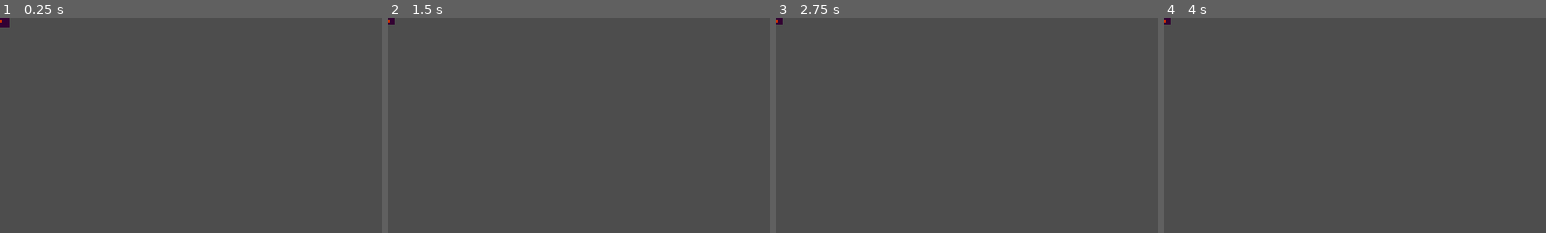
Above: before the commit, frames 1-4 (left to right).
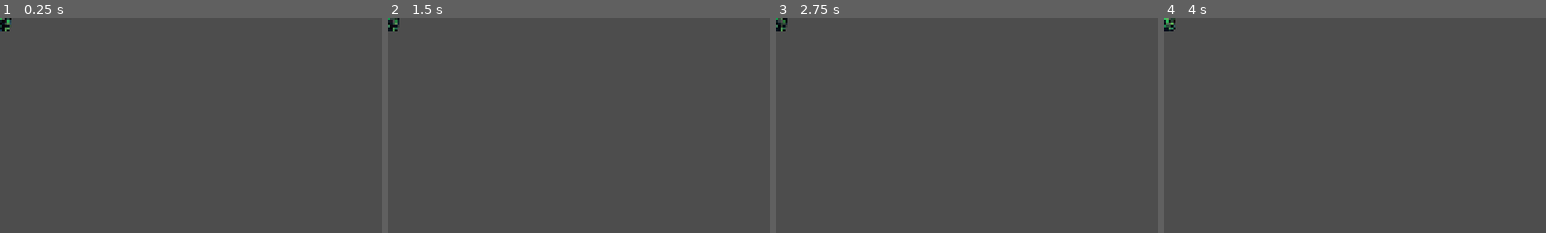
Above: after the commit, the same moments.

Repository: arebolledo2/turret-game
Game: Godot game, scene res://scenes/turret.tscn
The game is run twice, just before and just after one commit, with the same random seed, the same clock (stepped at 60 frames per second) and the same inputs. This scene is started directly instead of the project's main scene.
Inputs (mouse positions are % of the whole screen's width and height, from its top left):
- Up to frame 1 (0.25 s): no input
- Up to frame 2 (1.5 s): tap Enter at 0.5 s; move the mouse to (72, 45) at 0.52 s; hold D (move_right) 0.53-1.25 s; tap F (pickup_turret) at 0.6 s; click (72, 45) at 0.67 s; drag from (30, 55) to (45, 70) at 1.27 s
- Up to frame 3 (2.75 s): move the mouse to (60, 28) at 2.02 s; hold D (move_right) from 2.03 s (still down); hold Shift from 2.03 s (still down)
- Up to frame 4 (4 s): release D (move_right) at 2.75 s; release Shift at 2.75 s; tap Space at 2.75 s; drag from (45, 70) to (20, 35) at 2.77 s; move the mouse to (80, 65) at 3.52 s; hold A (move_left) from 3.53 s (still down); tap Ctrl at 3.6 s
The pictures show only the part of the screen within x 0-50%, y 0-50%; the shares and areas given below are measured in that part.

The runs differ from the first frame. In frame 1, 0.2% of the frame differs, in the area x 0-3%, y 0-7%; in frame 2, 0.2%; in frame 3, 0.2%; in frame 4, 0.2%.

Commit message:
Add broken turret animation

Diff:
--- a/scenes/turret.tscn
+++ b/scenes/turret.tscn
@@ -1,11 +1,130 @@
-[gd_scene load_steps=4 format=3 uid="uid://turret_scene_001"]
+[gd_scene load_steps=21 format=3 uid="uid://turret_scene_001"]
 
 [ext_resource type="Script" path="res://scripts/turret.gd" id="1_turret"]
 [ext_resource type="Script" path="res://scripts/range_indicator.gd" id="2_range"]
-
-[sub_resource type="PlaceholderTexture2D" id="PlaceholderTexture2D_base"]
+[ext_resource type="Texture2D" path="res://assets/sprites/turret_basic/turret_idle_spritesheet_aligned_v3.png" id="3_spritesheet"]
 
 [sub_resource type="PlaceholderTexture2D" id="PlaceholderTexture2D_weapon"]
+
+[sub_resource type="AtlasTexture" id="AtlasTexture_idle0"]
+atlas = ExtResource("3_spritesheet")
+region = Rect2(0, 0, 550, 554)
+
+[sub_resource type="AtlasTexture" id="AtlasTexture_idle1"]
+atlas = ExtResource("3_spritesheet")
+region = Rect2(550, 0, 550, 554)
+
+[sub_resource type="AtlasTexture" id="AtlasTexture_idle2"]
+atlas = ExtResource("3_spritesheet")
+region = Rect2(1100, 0, 550, 554)
+
+[sub_resource type="AtlasTexture" id="AtlasTexture_idle3"]
+atlas = ExtResource("3_spritesheet")
+region = Rect2(1650, 0, 550, 554)
+
+[sub_resource type="AtlasTexture" id="AtlasTexture_idle4"]
+atlas = ExtResource("3_spritesheet")
+region = Rect2(0, 554, 550, 554)
+
+[sub_resource type="AtlasTexture" id="AtlasTexture_idle5"]
+atlas = ExtResource("3_spritesheet")
+region = Rect2(550, 554, 550, 554)
+
+[sub_resource type="AtlasTexture" id="AtlasTexture_idle6"]
+atlas = ExtResource("3_spritesheet")
+region = Rect2(1100, 554, 550, 554)
+
+[sub_resource type="AtlasTexture" id="AtlasTexture_idle7"]
+atlas = ExtResource("3_spritesheet")
+region = Rect2(1650, 554, 550, 554)
+
+[sub_resource type="AtlasTexture" id="AtlasTexture_idle8"]
+atlas = ExtResource("3_spritesheet")
+region = Rect2(0, 1108, 550, 554)
+
+[sub_resource type="AtlasTexture" id="AtlasTexture_idle9"]
+atlas = ExtResource("3_spritesheet")
+region = Rect2(550, 1108, 550, 554)
+
+[sub_resource type="AtlasTexture" id="AtlasTexture_idle10"]
+atlas = ExtResource("3_spritesheet")
+region = Rect2(1100, 1108, 550, 554)
+
+[sub_resource type="AtlasTexture" id="AtlasTexture_idle11"]
+atlas = ExtResource("3_spritesheet")
+region = Rect2(1650, 1108, 550, 554)
+
+[sub_resource type="AtlasTexture" id="AtlasTexture_idle12"]
+atlas = ExtResource("3_spritesheet")
+region = Rect2(0, 1662, 550, 554)
+
+[sub_resource type="AtlasTexture" id="AtlasTexture_idle13"]
+atlas = ExtResource("3_spritesheet")
+region = Rect2(550, 1662, 550, 554)
+
+[sub_resource type="AtlasTexture" id="AtlasTexture_idle14"]
+atlas = ExtResource("3_spritesheet")
+region = Rect2(1100, 1662, 550, 554)
+
+[sub_resource type="AtlasTexture" id="AtlasTexture_idle15"]
+atlas = ExtResource("3_spritesheet")
+region = Rect2(1650, 1662, 550, 554)
+
+[sub_resource type="SpriteFrames" id="SpriteFrames_turret"]
+animations = [{
+"frames": [{
+"duration": 1.0,
+"texture": SubResource("AtlasTexture_idle0")
+}, {
+"duration": 1.0,
+"texture": SubResource("AtlasTexture_idle1")
+}, {
+"duration": 1.0,
+"texture": SubResource("AtlasTexture_idle2")
+}, {
+"duration": 1.0,
+"texture": SubResource("AtlasTexture_idle3")
+}, {
+"duration": 1.0,
+"texture": SubResource("AtlasTexture_idle4")
+}, {
+"duration": 1.0,
+"texture": SubResource("AtlasTexture_idle5")
+}, {
+"duration": 1.0,
+"texture": SubResource("AtlasTexture_idle6")
+}, {
+"duration": 1.0,
+"texture": SubResource("AtlasTexture_idle7")
+}, {
+"duration": 1.0,
+"texture": SubResource("AtlasTexture_idle8")
+}, {
+"duration": 1.0,
+"texture": SubResource("AtlasTexture_idle9")
+}, {
+"duration": 1.0,
+"texture": SubResource("AtlasTexture_idle10")
+}, {
+"duration": 1.0,
+"texture": SubResource("AtlasTexture_idle11")
+}, {
+"duration": 1.0,
+"texture": SubResource("AtlasTexture_idle12")
+}, {
+"duration": 1.0,
+"texture": SubResource("AtlasTexture_idle13")
+}, {
+"duration": 1.0,
+"texture": SubResource("AtlasTexture_idle14")
+}, {
+"duration": 1.0,
+"texture": SubResource("AtlasTexture_idle15")
+}],
+"loop": true,
+"name": &"idle",
+"speed": 12.0
+}]
 
 [node name="Turret" type="Node2D"]
 script = ExtResource("1_turret")
@@ -15,10 +134,12 @@
 script = ExtResource("2_range")
 radius = 400.0
 
-[node name="BaseSprite" type="Sprite2D" parent="."]
-modulate = Color(0.3, 0.7, 0.3, 1)
-scale = Vector2(40, 40)
-texture = SubResource("PlaceholderTexture2D_base")
+[node name="AnimatedSprite" type="AnimatedSprite2D" parent="."]
+texture_filter = 1
+sprite_frames = SubResource("SpriteFrames_turret")
+animation = &"idle"
+autoplay = "idle"
+scale = Vector2(0.15, 0.15)
 
 [node name="WeaponSprite" type="Sprite2D" parent="."]
 visible = false
--- a/scripts/autoload/globals.gd
+++ b/scripts/autoload/globals.gd
@@ -229,7 +229,7 @@
 			"damage": 15.0,
 			"fire_rate": 2.0,
 			"range": 250.0,
-			"rotation_speed": 300.0,
+			"rotation_speed": 0.0,
 			"projectile_speed": 700.0,
 			"pierce": 0,
 		}
--- a/scripts/turret.gd
+++ b/scripts/turret.gd
@@ -15,7 +15,8 @@
 var projectile_scene: PackedScene
 var is_in_pickup_range: bool = false
 
-@onready var base_sprite: Sprite2D = $BaseSprite
+@onready var base_sprite: Sprite2D = get_node_or_null("BaseSprite")  # Legacy fallback
+@onready var animated_sprite: AnimatedSprite2D = get_node_or_null("AnimatedSprite")
 @onready var weapon_sprite: Sprite2D = $WeaponSprite
 @onready var icon_label: Label = $IconLabel
 @onready var range_indicator: Node2D = $RangeIndicator
@@ -60,15 +61,24 @@
 	var turret_config = Globals.TURRET_TYPES.get(turret_type, {})
 	var icon = turret_config.get("icon", "🗼")
 
-	# Set base color
-	if base_sprite:
+	# Set base color - support both AnimatedSprite2D and legacy Sprite2D
+	if animated_sprite:
+		animated_sprite.modulate = color
+		# Start idle animation
+		if animated_sprite.sprite_frames and animated_sprite.sprite_frames.has_animation("idle"):
+			animated_sprite.play("idle")
+		# Hide icon for animated turrets (they have their own visuals)
+		if icon_label:
+			icon_label.visible = false
+	elif base_sprite:
+		# Legacy path for non-animated turrets
 		base_sprite.modulate = color
 		base_sprite.modulate.v = 0.4  # Darken the base
-
-	# Set icon
-	if icon_label:
-		icon_label.text = icon
-		icon_label.add_theme_font_size_override("font_size", 32)
+		# Show icon for legacy turrets
+		if icon_label:
+			icon_label.visible = true
+			icon_label.text = icon
+			icon_label.add_theme_font_size_override("font_size", 32)
 
 func update_stats() -> void:
 	stats = Globals.get_turret_stats(turret_type)
@@ -212,7 +222,9 @@
 	var damage_types = Globals.TURRET_TYPES[turret_type].get("damage_types", [Globals.DamageType.PHYSICAL])
 	var dtype = damage_types[0] if not damage_types.is_empty() else Globals.DamageType.PHYSICAL
 
-	projectile.setup_extended(stats, Vector2.RIGHT.rotated(rotation), true, dtype)
+	# Calculate direction to target
+	var direction = global_position.direction_to(target.global_position)
+	projectile.setup_extended(stats, direction, true, dtype)
 	flash_muzzle()
 
 func _fire_instant() -> void:
@@ -366,12 +378,13 @@
 	can_fire = true
 
 func flash_muzzle() -> void:
-	# Flash the base sprite when firing
-	if base_sprite:
-		var original_color = base_sprite.modulate
-		base_sprite.modulate = Color.WHITE
+	# Flash the sprite when firing
+	var sprite_node = animated_sprite if animated_sprite else base_sprite
+	if sprite_node:
+		var original_color = sprite_node.modulate
+		sprite_node.modulate = Color.WHITE
 		var tween = create_tween()
-		tween.tween_property(base_sprite, "modulate", original_color, 0.1)
+		tween.tween_property(sprite_node, "modulate", original_color, 0.1)
 
 func play_spawn_animation() -> void:
 	# Scale up from zero
@@ -401,8 +414,9 @@
 func show_pickup_indicator() -> void:
 	is_in_pickup_range = true
 	# Brighten the turret sprites to indicate it's in pickup range
-	if base_sprite:
-		base_sprite.modulate = base_sprite.modulate.lightened(0.4)
+	var sprite_node = animated_sprite if animated_sprite else base_sprite
+	if sprite_node:
+		sprite_node.modulate = sprite_node.modulate.lightened(0.4)
 	if weapon_sprite:
 		weapon_sprite.modulate = weapon_sprite.modulate.lightened(0.4)
 
@@ -410,8 +424,11 @@
 	is_in_pickup_range = false
 	# Reset sprites to normal brightness
 	var color = Globals.get_turret_color(turret_type)
-	if base_sprite:
-		base_sprite.modulate = color
-		base_sprite.modulate.v = 0.4  # Darken the base (same as setup_visuals)
+	var sprite_node = animated_sprite if animated_sprite else base_sprite
+	if sprite_node:
+		sprite_node.modulate = color
+		# Only apply darkening for legacy sprites
+		if sprite_node == base_sprite:
+			sprite_node.modulate.v = 0.4
 	if weapon_sprite:
 		weapon_sprite.modulate = Color.WHITE
Binary file added: assets/sprites/turret_basic/turret_idle_spritesheet.png
Not shown, added: assets/sprites/turret_basic/turret_idle_spritesheet.png.import
Binary file added: assets/sprites/turret_basic/turret_idle_spritesheet_aligned.png
Not shown, added: assets/sprites/turret_basic/turret_idle_spritesheet_aligned.png.import
Binary file added: assets/sprites/turret_basic/turret_idle_spritesheet_aligned_v2.png
Not shown, added: assets/sprites/turret_basic/turret_idle_spritesheet_aligned_v2.png.import
Binary file added: assets/sprites/turret_basic/turret_idle_spritesheet_aligned_v3.png
Not shown, added: assets/sprites/turret_basic/turret_idle_spritesheet_aligned_v3.png.import
